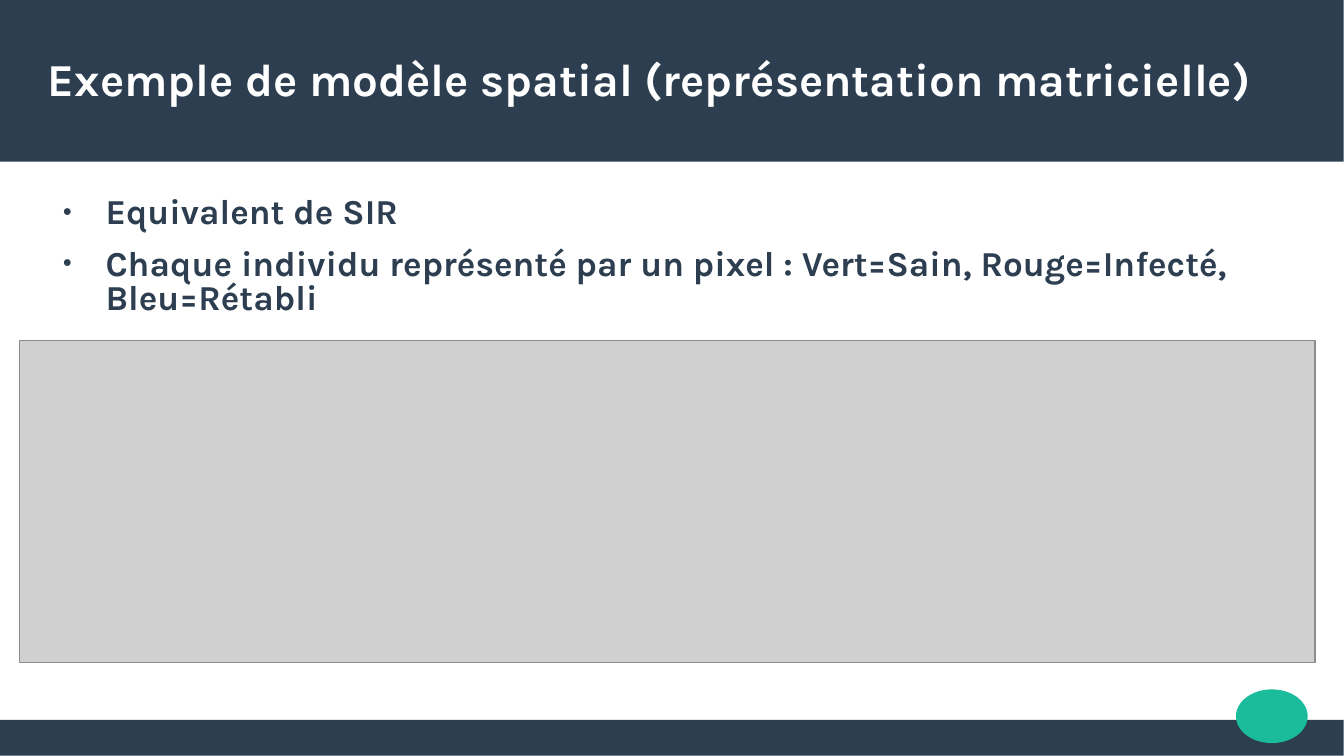
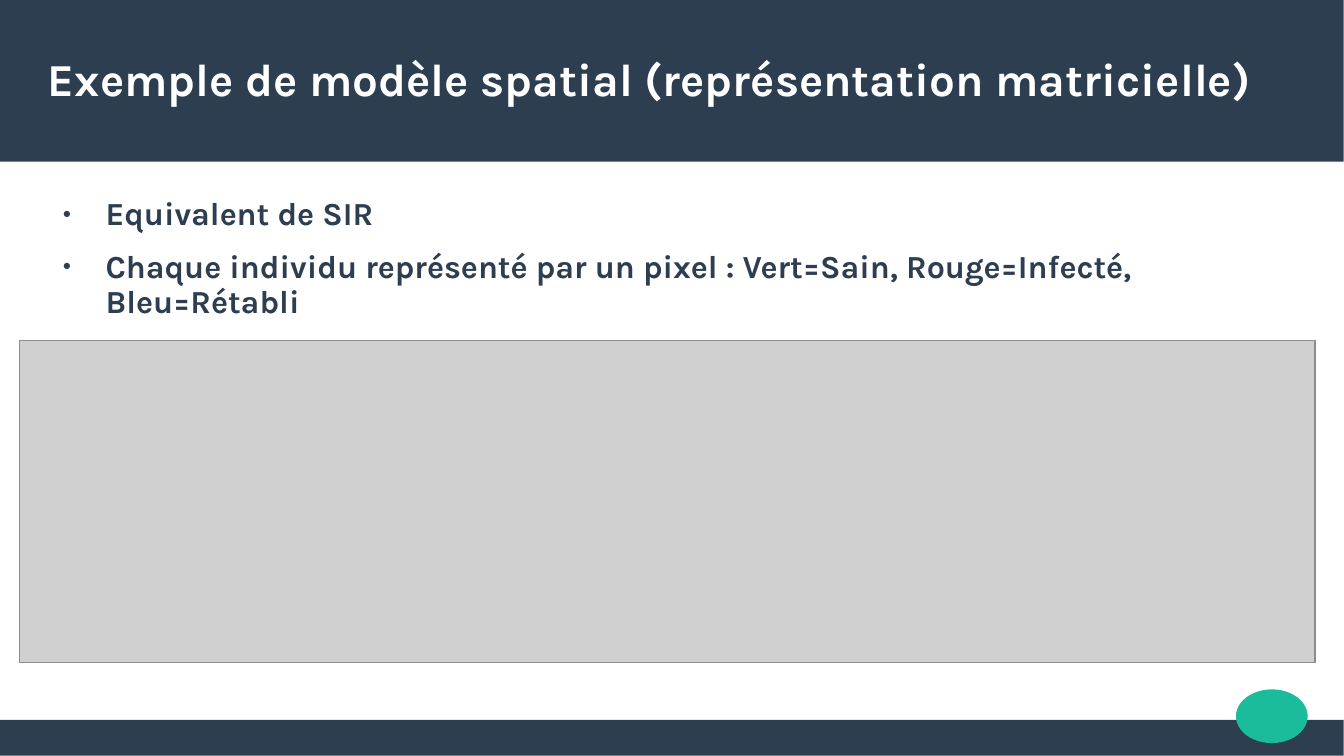
Before and after one commit to abedaton/epidemiology, a slide deck: slide 11 of toRendre/INFO-G1-presentation.pptx (slide 10 before the commit). Drawn at 1344x756 pixels with LibreOffice and Linux fonts; fonts in the diff are those of the drawing; grey boxes stand for pictures. Boxes give left, top, right and bottom in pixels: in the first picture for what was removed or moved away, otherwise in the second. Text is boxed around its words. In the diff, an @@ line names an element or a change of style, - is before the commit and + after.

```diff
--- a/toRendre/INFO-G1-presentation.pptx
+++ b/toRendre/INFO-G1-presentation.pptx
@@ text "Equivalent de SIR" at bbox=[106, 202, 1131, 314]: size 20.8 to 19 pt; line spacing 0.8 to 0.9 @@
```
Also in this commit, not shown: 1 other slide changed, 2 slides added.
